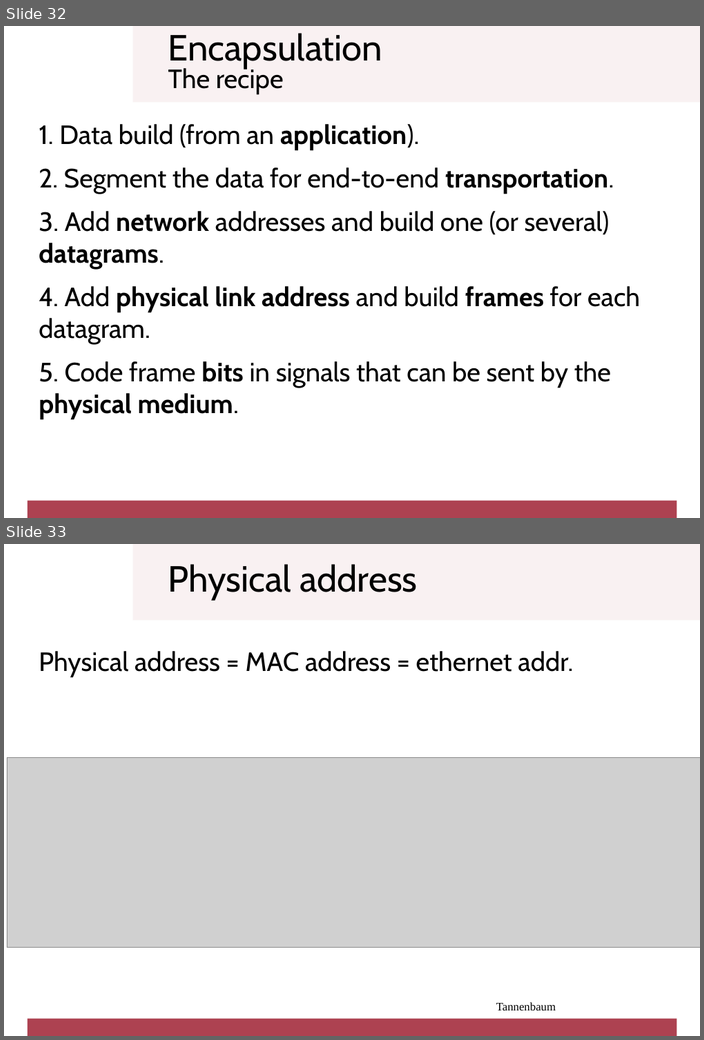
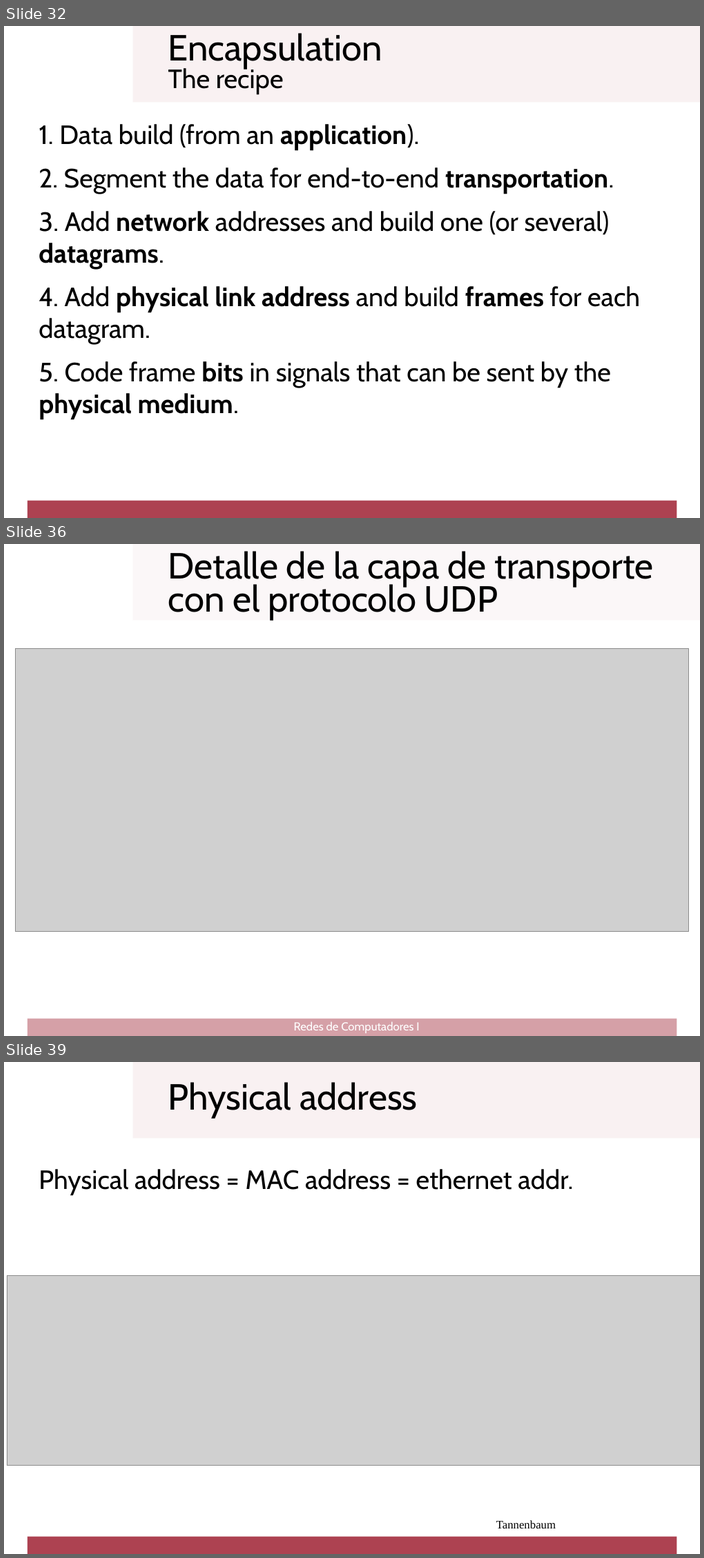
Before and after one commit to cletomartin/redes1, a slide deck: slides/architecture.odp. Shown one above the other, each under a label of ours: slides 32 and 33 before the commit, slides 32, 36 and 39 after it; the slides between them are not shown. The pictures are 704x1040 and 704x1558 pixels, drawn with LibreOffice and Linux fonts; fonts in the diff are those of the drawing; grey boxes stand for pictures; background and template pictures are left out. Boxes give left, top, right and bottom in pixels: in the first picture for what was removed or moved away, otherwise in the second. Text is boxed around its words. In the diff, an @@ line names an element or a change of style, - is before the commit and + after.

```diff
--- a/slides/architecture.odp
+++ b/slides/architecture.odp
@@ slide 36 added at bbox=[4, 544, 700, 1036], background #FFFFFF @@
@@ rectangle added at bbox=[132, 544, 700, 620], fill #F9F1F2 at 50% opacity @@
@@ text added at bbox=[168, 551, 653, 620], 44 pt, text #000000 @@
+Detalle de la capa de transporte con el protocolo UDP
@@ picture added at bbox=[15, 649, 688, 931] @@
@@ rectangle added at bbox=[27, 1018, 676, 1036], fill #AD4251 at 50% opacity @@
@@ text added at bbox=[294, 1021, 419, 1033], 14 pt, text #FFFFFF @@
+Redes de Computadores I
@@ what was slide 33 is now slide 39 @@
```
Also in this commit, not shown: 6 slides changed, 5 other slides added, 1 other file.
